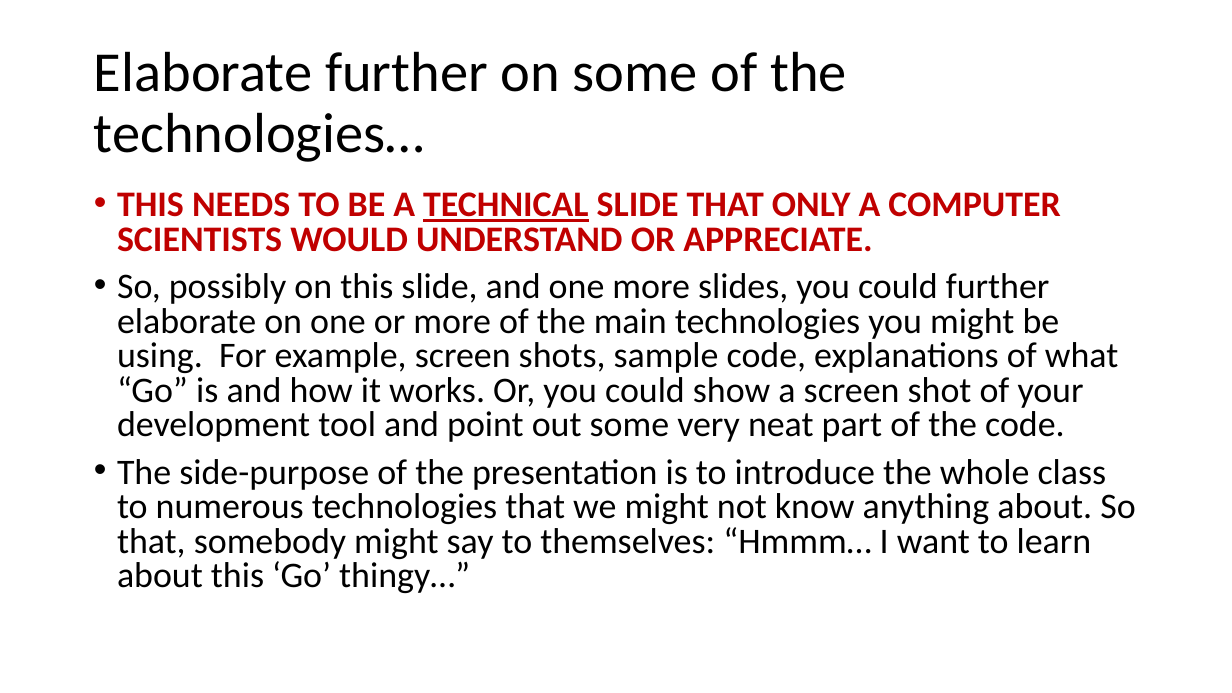
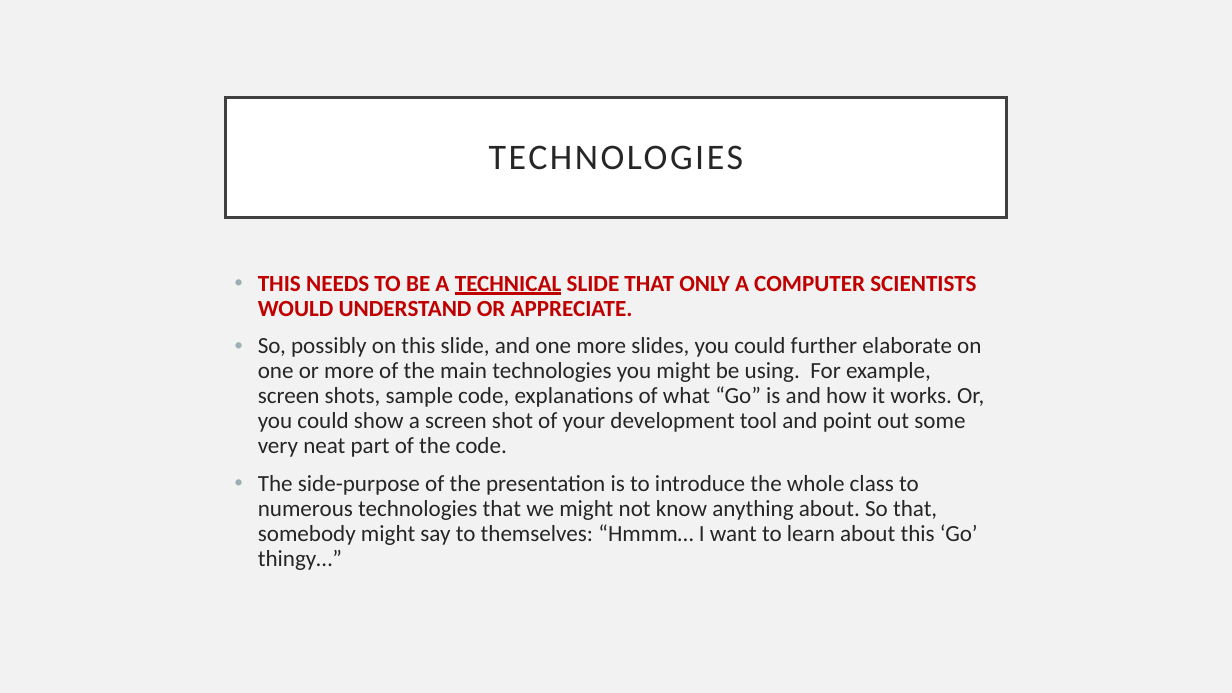
Before and after one commit to pauleanderson/capstone-spring-2018-team-7, a slide deck: slide 4 of midterm presentation/Presentation-StartingTemplate.pptx. Drawn at 1232x693 pixels with LibreOffice and Linux fonts; fonts in the diff are those of the drawing. Boxes give left, top, right and bottom in pixels: in the first picture for what was removed or moved away, otherwise in the second. Text is boxed around its words. In the diff, an @@ line names an element or a change of style, - is before the commit and + after.

```diff
--- a/midterm presentation/Presentation-StartingTemplate.pptx
+++ b/midterm presentation/Presentation-StartingTemplate.pptx
@@ background #FFFFFF to #F2F2F2 @@
@@ title "TECHNOLOGIES": place and size @@
-title "TECHNOLOGIES" at <box>94,51,847,162</box>
+title "TECHNOLOGIES" at <box>226,97,1006,217</box>
@@ title "TECHNOLOGIES" at <box>226,97,1006,217</box>: fill none to #FFFFFF; outline none to #404040 2.5 pt @@
@@ title at <box>489,145,743,170</box>: text changed; size 44 to 28 pt; text colour #000000 to #262626 @@
-Elaborate further on some of the technologies…
+TECHNOLOGIES
@@ text "THIS NEEDS TO BE A ...": place and size @@
-text "THIS NEEDS TO BE A ..." at <box>117,192,1135,593</box>
+text "THIS NEEDS TO BE A ..." at <box>258,276,984,570</box>
@@ text "THIS NEEDS TO BE A ..." at <box>258,276,984,570</box>: size 28 to 18 pt; text colour #000000 to #262626 in "So, possibly on this slide, and one ...", "The side-purpose of the presentation is to ..."; line spacing 0.8 to 0.9 @@
```
Also in this commit, not shown: 2 other slides changed, 5 slides added, 5 slides removed.
